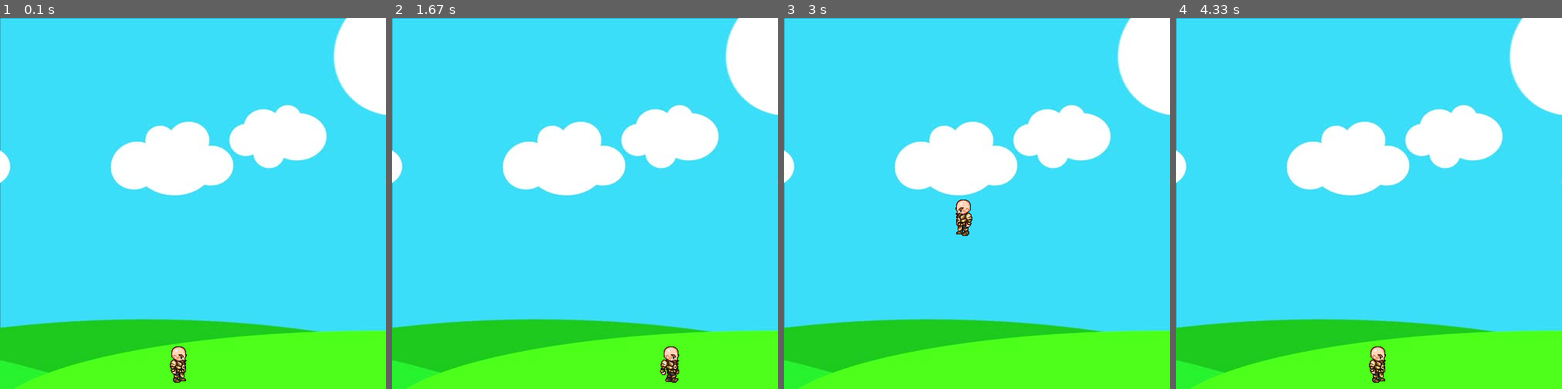
Above: before the commit, frames 1-4 (left to right).
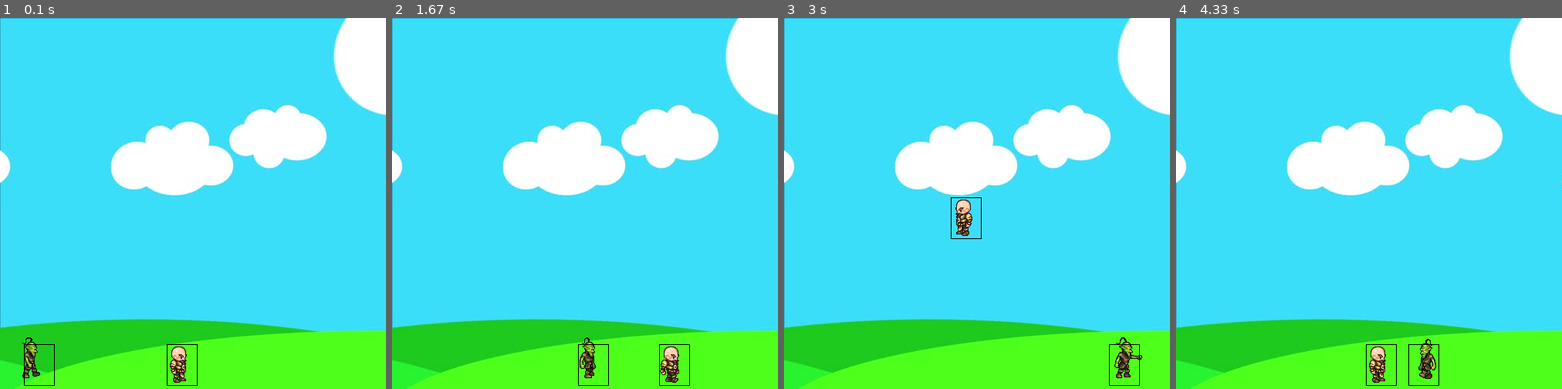
Above: after the commit, the same moments.

Repository: samspark345/Shooting_game-Pygame-
Game: pygame game, started from game.py
Two runs of this game, one before a commit and one after it. Both use one fixed random seed, a clock stepped at 60 frames per second and the inputs below.
Inputs:
- Up to frame 1 (0.1 s): no input
- Up to frame 2 (1.67 s): hold Right 0.33-0.8 s; hold Up 0.83-1.13 s; hold Right 1.17-1.63 s
- Up to frame 3 (3 s): hold Left 1.67-2.2 s; hold Left 2.23-2.63 s; hold Up from 2.67 s (still down)
- Up to frame 4 (4.33 s): release Up at 3.03 s; hold Right 3.07-3.7 s; hold Left 3.73-4.2 s; hold Right from 4.23 s (still down)

The runs differ from the first frame. In frame 1, 0.4% of the frame differs, in the area x 5-52%, y 86-100%; in frame 2, 0.4%; in frame 3, 0.5%, in the area x 43-93%, y 48-100%; in frame 4, 0.5%.

Commit message:
renamed the pictures and spawned an enemy. Also i created hitboxes so we can know when they collide and make them lose lives

Diff:
--- a/actor.py
+++ b/actor.py
@@ -18,6 +18,7 @@
         self.standing = None
         self.facing = 1
         self.bullets = []
+        self.hitbox = (self.x, self.y, 64, 64)
         self.role = role
 
     #create walkRight image array
@@ -31,8 +32,12 @@
 
     def draw(self, win):
         # why this 27?
-        if self.walkCount + 1 >= 27:
+        if self.walkCount + 1 >= 27 and self.role == "player":
             self.walkCount = 0
+
+        else:
+            if self.walkCount + 1 >= 28:
+             self.walkCount = 0
 
         if self.left:
             win.blit(self.walkLeftSprites[self.walkCount//3], (self.x, self.y))
@@ -46,6 +51,8 @@
 
             else:
                 win.blit(self.walkLeftSprites[0], (self.x, self.y))
+        self.hitbox = (self.x + 16, self.y+12, self.width-24, self.height-10)
+        pygame.draw.rect(win, (0, 0, 0), self.hitbox, 1)
 
     def walkLeft(self):
         if self.x > self.vel:
@@ -59,6 +66,7 @@
             self.x += self.vel
             self.right = True
             self.left = False
+            self.facing = 1
 
     def stop(self):
         self.walkCount = 0
@@ -101,3 +109,9 @@
 class Enemy(Actor):
     def __init__(self, x, y, width, height):
         Actor.__init__(self, x, y, width, height, "enemy")
+
+    def move(self):
+        if self.left:
+            self.walkLeft()
+        else:
+            self.walkRight()
--- a/game.py
+++ b/game.py
@@ -1,5 +1,5 @@
-import pygame
-from actor import Player, projectile
+import pygame, random
+from actor import Player, projectile, Enemy
 
 pygame.init()
 win = pygame.display.set_mode((500, 480))
@@ -13,6 +13,7 @@
 def redrawGameWindow():
     win.blit(bg, (0, 0))
     player.draw(win)
+    enemy[0].draw(win)
     for bullet in player.bullets:
         bullet.draw(win)
 
@@ -21,6 +22,7 @@
 if __name__ == "__main__":
     player = Player(200, 410, 64, 64)
     player.setup()
+    enemy = []
     run = True
 
     while run:
@@ -54,6 +56,24 @@
 
         player.jump(keys)
 
+
+        #### enemy ####
+        endpos = 500 - player.width - player.vel
+        if len(enemy) < 1:
+            xpos = ([endpos, player.vel])
+            enemy.append(Enemy(xpos[random.randint(0, 1)], 410, 64, 64))
+            if xpos == endpos:
+                enemy[0].facing, enemy[0].left, enemy[0].right = -1, True, False
+            else:
+                enemy[0].facing, enemy[0].left, enemy[0].right = 1, False, True
+            enemy[0].setup()
+        else:
+            if enemy[0].x >= endpos and enemy[0].facing == 1 and enemy[0].right:
+                enemy[0].right, enemy[0].left = False, True
+            elif enemy[0].x <= 0+player.vel and enemy[0].facing == -1 and enemy[0].left:
+                enemy[0].right, enemy[0].left = True, False
+        enemy[0].move()
+
         redrawGameWindow()
 
     pygame.quit()
Renamed: img/enemy/left_walk/L1E.png -> img/enemy/left_walk/L1.png
Renamed: img/enemy/left_walk/L10E.png -> img/enemy/left_walk/L10.png
Renamed: img/enemy/left_walk/L11E.png -> img/enemy/left_walk/L11.png
Renamed: img/enemy/left_walk/L2E.png -> img/enemy/left_walk/L2.png
Renamed: img/enemy/left_walk/L3E.png -> img/enemy/left_walk/L3.png
Renamed: img/enemy/left_walk/L4E.png -> img/enemy/left_walk/L4.png
Renamed: img/enemy/left_walk/L5E.png -> img/enemy/left_walk/L5.png
Renamed: img/enemy/left_walk/L6E.png -> img/enemy/left_walk/L6.png
Renamed: img/enemy/left_walk/L7E.png -> img/enemy/left_walk/L7.png
Renamed: img/enemy/left_walk/L8E.png -> img/enemy/left_walk/L8.png
Renamed: img/enemy/left_walk/L9E.png -> img/enemy/left_walk/L9.png
Renamed: img/enemy/right_walk/R1E.png -> img/enemy/right_walk/R1.png
(and 10 more such lines)
